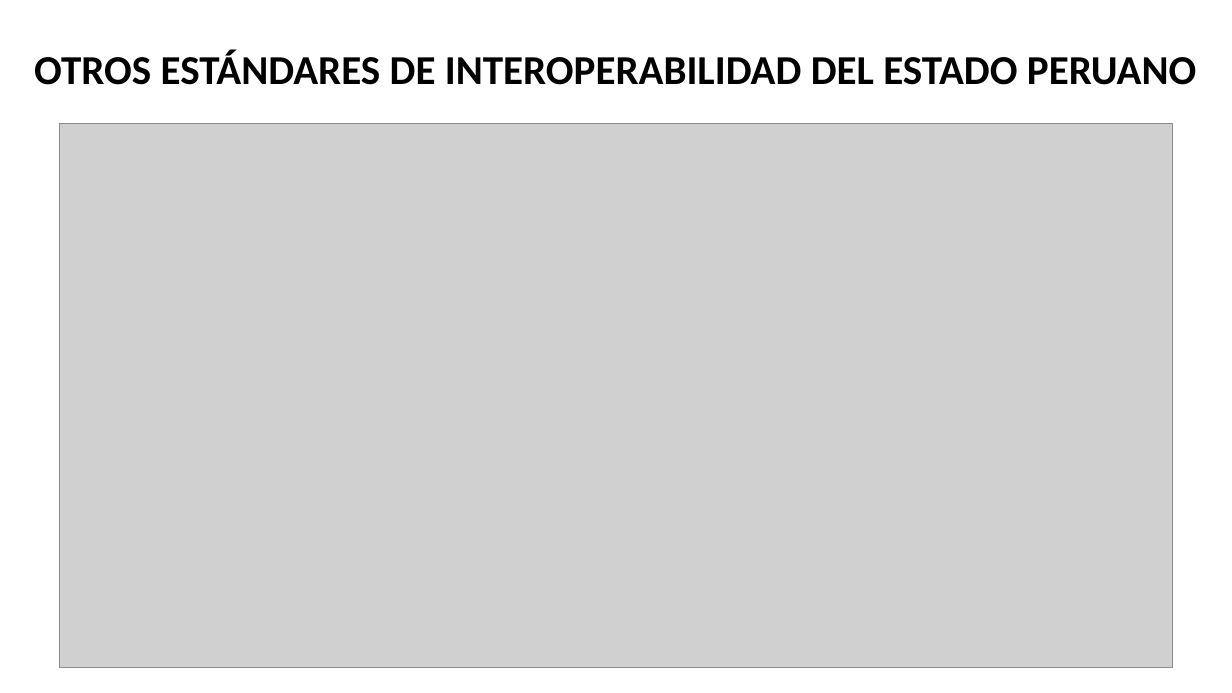
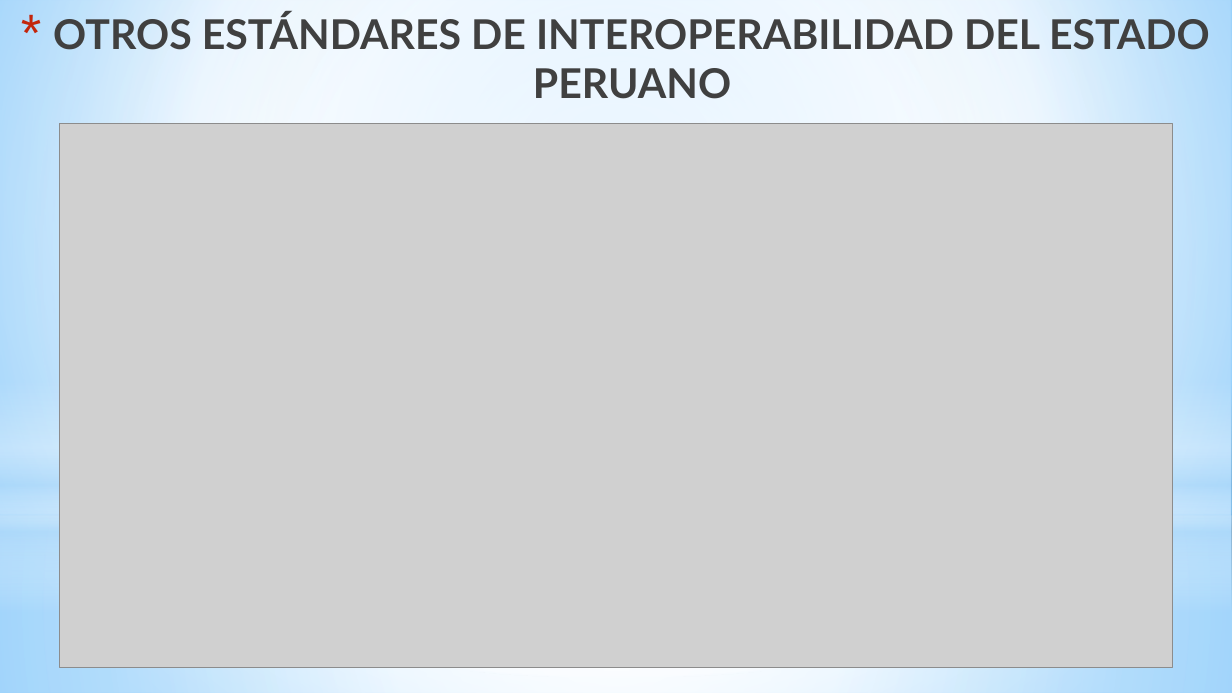
Before and after one commit to Mijaco/personal-files, a slide deck: slide 6 of INTERCAMBIO ELECTRONICO DE DATOS.pptx. Drawn at 1232x693 pixels with LibreOffice and Linux fonts; fonts in the diff are those of the drawing; grey boxes stand for pictures. Boxes give left, top, right and bottom in pixels: in the first picture for what was removed or moved away, otherwise in the second. Text is boxed around its words. In the diff, an @@ line names an element or a change of style, - is before the commit and + after.

```diff
--- a/INTERCAMBIO ELECTRONICO DE DATOS.pptx
+++ b/INTERCAMBIO ELECTRONICO DE DATOS.pptx
@@ background #FFFFFF to gradient #9ED5FF to #FFFFFF to #5BB9FF @@
@@ title "OTROS ESTÁNDARES DE INTEROPERABILIDAD DEL ..." at [53, 13, 1210, 99]: font Calibri to Lato, text colour #000000 to gradient #000000 to #404040 to #212745; bullet none to *; line spacing 0.9 to 1; vertical alignment middle to top @@
@@ rectangle added at [0, 0, 1232, 516], fill gradient #FFFFFF to #B4DCFA @@
@@ ellipse added at [0, 162, 1232, 677], fill gradient #FFFFFF @@
@@ rectangle added at [0, 381, 1232, 612], fill gradient #FFFFFF to #B4DCFA @@
@@ rectangle added at [0, 516, 1232, 693], fill gradient #FFFFFF to #B4DCFA @@
```
Also in this commit, not shown: 7 other slides changed, 3 slides added, 3 slides removed.
